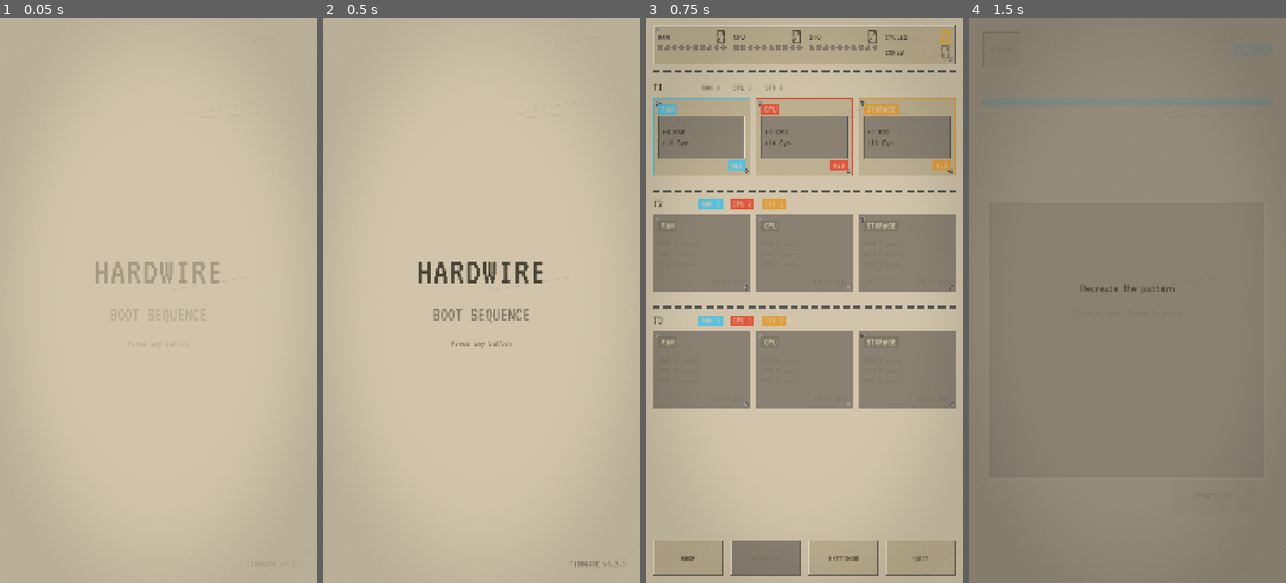
Above: before the commit, frames 1-4 (left to right).
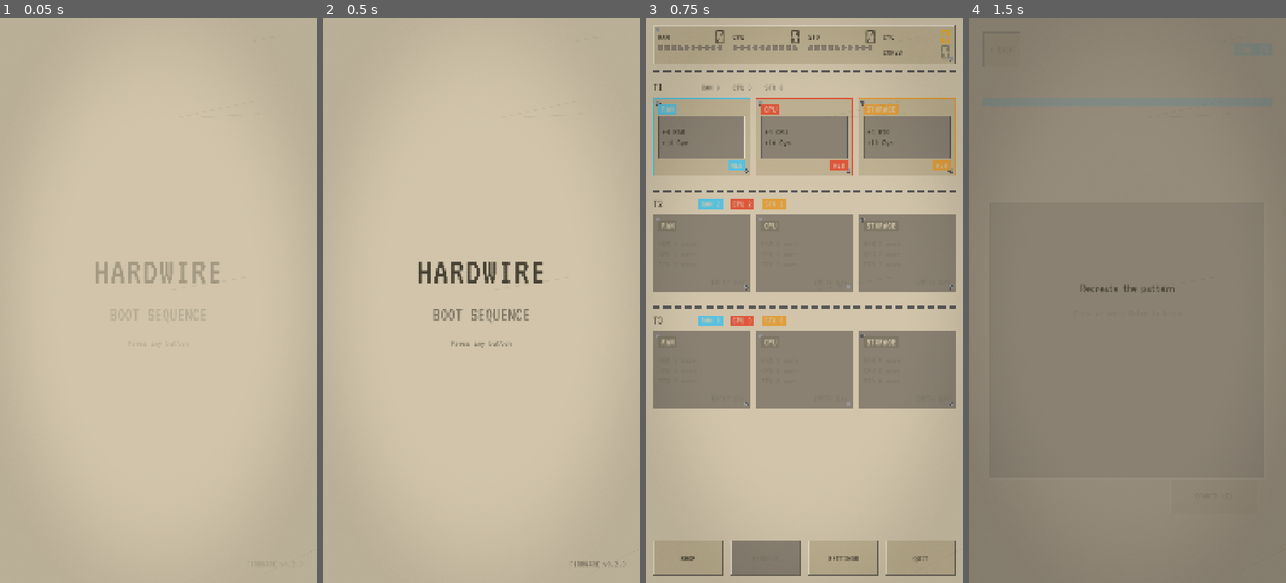
Above: after the commit, the same moments.

Repository: Kymr10n/hardwire
Game: Godot game, scene res://scenes/Main.tscn
The game is run twice, just before and just after one commit, with the same random seed, the same clock (stepped at 60 frames per second) and the same inputs.
Inputs (mouse positions are in pixels of both pictures, inside the frame that each line leads up to):
- Up to frame 1 (0.05 s): no input
- Up to frame 2 (0.5 s): no input
- Up to frame 3 (0.75 s): tap Enter (ui_accept) at 0.5 s; move the mouse to (874, 272) at 0.52 s; hold Right (ui_right) from 0.53 s (still down); hold C (commit) from 0.53 s (still down); click (874, 272) at 0.67 s
- Up to frame 4 (1.5 s): tap Enter (ui_accept) at 0.77 s; release Right (ui_right) at 1.25 s; release C (commit) at 1.25 s; click (1026, 136) at 1.27 s

Frames 1-2 are identical in both runs. In frame 3, 0.6% of the frame differs, in the area x 5-83%, y 2-7%; in frame 4, nothing differs.

Commit message:
ui: keycap press feel
Slot card content goes in by the bevel on press and comes back over press_out_ms; a held pad's
face shifts like a keycap; the decoy pad flickers at 20% (StoragePad.flicker).

Co-Authored-By: Claude Fable 5.1 <noreply@anthropic.com>

Diff:
--- a/scenes/puzzles/StoragePad.gd
+++ b/scenes/puzzles/StoragePad.gd
@@ -2,7 +2,9 @@
 extends Control
 ## One pad of the Storage ring: an LED under frosted plastic (DESIGN: Pads) with a distinct tint
 ## and symbol (colorblind-safe), lit level 0..1 as the glow inside its recess. Lit pads brighten
-## and scale up with a small overshoot (theme: glow_ms, glow_scale_pct). A touch on the pad or the
+## and scale up with a small overshoot (theme: glow_ms, glow_scale_pct); a held pad goes in by
+## the bevel like a keycap; a flickering pad (the decoy) blinks every glow_ms like a bad solder
+## joint. A touch on the pad or the
 ## accept action while it has focus emits `tapped`; letting go emits `released` (with the pad's
 ## index for a touch, -1 for accept, whose release may come after focus moved). StoragePuzzle
 ## decides what they mean.
@@ -35,8 +37,10 @@
 
 var _level: float = 0.0
 var _held: bool = false
+var _dim: bool = false
 var _min_light: Tween
 var _tween: Tween
+var _flicker: Tween
 
 
 func _init(p_index: int = 0) -> void:
@@ -48,21 +52,41 @@
 	resized.connect(func() -> void: pivot_offset = size / 2.0)
 
 
+## The lit level as shown: 0 while a flicker has the LED off.
 func level() -> float:
-	return _level
+	return 0.0 if _dim else _level
 
 
-## Sets the lit level (0 = idle, 1 = fully lit). Cancels a hold and its minimum flash.
+## Sets the lit level (0 = idle, 1 = fully lit). Cancels a hold, its minimum flash and a flicker.
 func set_level(p_level: float) -> void:
 	_held = false
 	_cancel_min_light()
+	if _flicker:
+		_flicker.kill()
+		_flicker = null
+	_dim = false
 	_apply_level(p_level)
+
+
+## Lit at `p_level`, blinking off every glow_ms until the next set_level().
+func flicker(p_level: float) -> void:
+	set_level(p_level)
+	_flicker = create_tween().set_loops()
+	_flicker.tween_callback(_toggle_flicker).set_delay(
+		get_theme_constant("glow_ms", "Hardwire") / 1000.0
+	)
+
+
+func _toggle_flicker() -> void:
+	_dim = not _dim
+	queue_redraw()
 
 
 ## Fully lit until let_go(), and at least tap_flash_ms so a quick tap still shows.
 func hold() -> void:
 	set_level(1.0)
 	_held = true
+	queue_redraw()
 	_min_light = create_tween()
 	_min_light.tween_interval(get_theme_constant("tap_flash_ms", "Hardwire") / 1000.0)
 	_min_light.tween_callback(_end_min_light)
@@ -70,6 +94,7 @@
 
 func let_go() -> void:
 	_held = false
+	queue_redraw()
 	if _min_light == null:
 		_apply_level(0.0)
 
@@ -119,11 +144,15 @@
 func _draw() -> void:
 	var rect := Rect2(Vector2.ZERO, size)
 	draw_style_box(get_theme_stylebox("recess", "Hardwire"), rect)
+	# The key goes in while held: its face shifts by the bevel.
+	var face: Rect2 = rect
+	if _held:
+		face.position += Vector2.ONE * get_theme_constant("bevel", "Hardwire")
 	var tint: Color = get_theme_color("pad_%d" % index, "Hardwire")
-	var alpha: float = lerpf(Ui.pct(self, "pad_idle_pct"), 1.0, _level)
-	Ui.draw_glow(self, rect, Color(tint, alpha))
-	var mark: Color = get_theme_color("bg" if _level > 0.0 else "text", "Hardwire")
-	_draw_symbol(index % Symbol.size(), size / 2.0, size.x * SYMBOL_RADIUS, mark)
+	var alpha: float = lerpf(Ui.pct(self, "pad_idle_pct"), 1.0, level())
+	Ui.draw_glow(self, face, Color(tint, alpha))
+	var mark: Color = get_theme_color("bg" if level() > 0.0 else "text", "Hardwire")
+	_draw_symbol(index % Symbol.size(), face.get_center(), size.x * SYMBOL_RADIUS, mark)
 	Ui.draw_focus(self, rect)
 
 
--- a/scenes/puzzles/StoragePuzzle.gd
+++ b/scenes/puzzles/StoragePuzzle.gd
@@ -122,7 +122,7 @@
 		return
 	var entry: Dictionary = _attempt.playback[item]
 	if entry.decoy:
-		_pads[entry.pad].set_level(Ui.pct(self, "decoy_pct"))
+		_pads[entry.pad].flicker(Ui.pct(self, "decoy_pct"))
 		Synth.play_note(entry.pad, _attempt.show_ms, Balance.get_num("audio", "decoy_volume"))
 	else:
 		_pads[entry.pad].set_level(1.0)
--- a/scenes/ui/Deco.gd
+++ b/scenes/ui/Deco.gd
@@ -6,7 +6,7 @@
 enum Kind { VENT, LED_BANK }
 
 ## LED gap as a fraction of led_size; vent slit length and gap as fractions of tap_min.
-const LED_GAP := 0.33
+const LED_GAP := 0.25
 const SLIT_LENGTH := 0.2
 const SLIT_GAP := 0.1
 const VENT_ROWS := 3
--- a/scenes/ui/SlotCard.gd
+++ b/scenes/ui/SlotCard.gd
@@ -26,6 +26,7 @@
 var _style: BevelBox
 var _pressed_style: BevelBox
 var _screen: PanelContainer
+var _content: MarginContainer
 var _stamp: Label
 var _title: Label
 var _glyph: Label
@@ -50,6 +51,8 @@
 		add_theme_stylebox_override(state, _style)
 	add_theme_stylebox_override("pressed", _pressed_style)
 	add_theme_stylebox_override("disabled", get_theme_stylebox("plate", "Hardwire"))
+	button_down.connect(_press.bind(true))
+	button_up.connect(_press.bind(false))
 	_build()
 	refresh()
 
@@ -104,16 +107,31 @@
 	return "+%d %s\n+%d Cyc" % [gain.stat, SlotDef.STAT_NAMES[slot.type], gain.cycles]
 
 
+## The content goes in with the keycap: down by the bevel at once, back over press_out_ms.
+func _press(down: bool) -> void:
+	var offset: float = get_theme_constant("bevel", "Hardwire") if down else 0.0
+	var tween := create_tween()
+	if down:
+		tween.tween_property(_content, "offset_top", offset, 0.0)
+	else:
+		tween.tween_property(
+			_content, "offset_top", offset, get_theme_constant("press_out_ms", "Hardwire") / 1000.0
+		)
+	tween.parallel().tween_property(
+		_content, "offset_bottom", offset, tween.get_total_elapsed_time()
+	)
+
+
 func _build() -> void:
-	var margin := MarginContainer.new()
-	margin.set_anchors_and_offsets_preset(Control.PRESET_FULL_RECT)
-	margin.mouse_filter = Control.MOUSE_FILTER_IGNORE
+	_content = MarginContainer.new()
+	_content.set_anchors_and_offsets_preset(Control.PRESET_FULL_RECT)
+	_content.mouse_filter = Control.MOUSE_FILTER_IGNORE
 	var pad: int = int(get_theme_constant("margin", "Hardwire") * PAD)
 	for side: String in ["left", "top", "right", "bottom"]:
-		margin.add_theme_constant_override("margin_" + side, pad)
-	add_child(margin)
+		_content.add_theme_constant_override("margin_" + side, pad)
+	add_child(_content)
 	var column := VBoxContainer.new()
-	margin.add_child(column)
+	_content.add_child(column)
 	var top := HBoxContainer.new()
 	column.add_child(top)
 	_title = _add_label(top, SlotDef.TYPE_NAMES[slot.type], "card_title", false)
--- a/scenes/ui/StatBar.gd
+++ b/scenes/ui/StatBar.gd
@@ -29,6 +29,7 @@
 		meter.add_child(_banks[key])
 	var wallet: VBoxContainer = _meter(box, "cycles", "led_amber")
 	_row(wallet, "cores", "text_dim")
+	_readouts.cycles.get_parent().get_child(0).text = "CYC"
 	GameState.stats_changed.connect(refresh)
 	GameState.cycles_changed.connect(refresh)
 	GameState.cores_changed.connect(refresh)
--- a/tests/test_storage_puzzle.gd
+++ b/tests/test_storage_puzzle.gd
@@ -257,3 +257,20 @@
 	run_until(puzzle, PuzzleBase.Phase.INPUT)
 	await wait_process_frames(2)
 	return puzzle
+
+
+func test_flickering_pad_blinks_every_glow_ms() -> void:
+	var pad := StoragePad.new()
+	add_child_autofree(pad)
+	pad.flicker(0.2)
+	assert_eq(pad.level(), 0.2, "lit at the decoy level")
+	var seen: Array[float] = []
+	for i: int in 6:
+		await wait_seconds(0.05)
+		if not seen.has(pad.level()):
+			seen.append(pad.level())
+	assert_has(seen, 0.0, "off between blinks")
+	assert_has(seen, 0.2, "on again")
+	pad.set_level(0.0)
+	await wait_seconds(0.1)
+	assert_eq(pad.level(), 0.0, "set_level stops the flicker")
